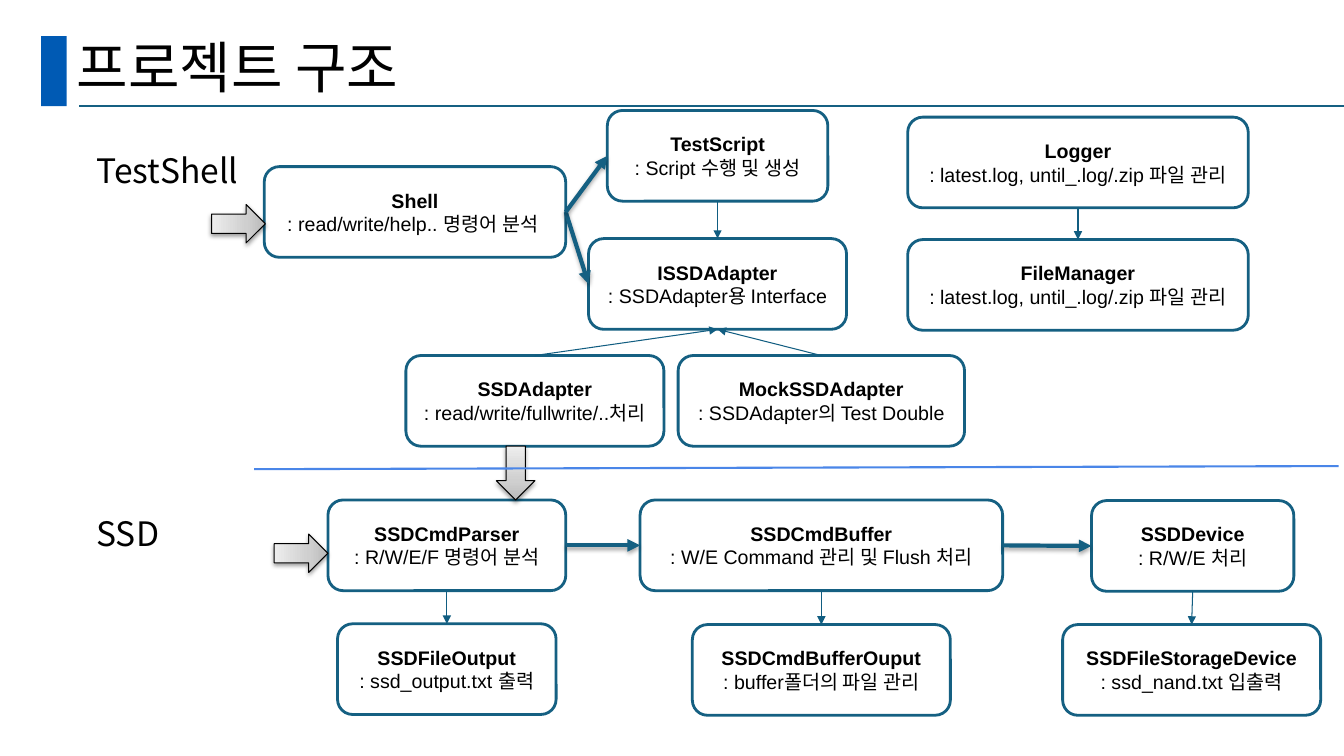
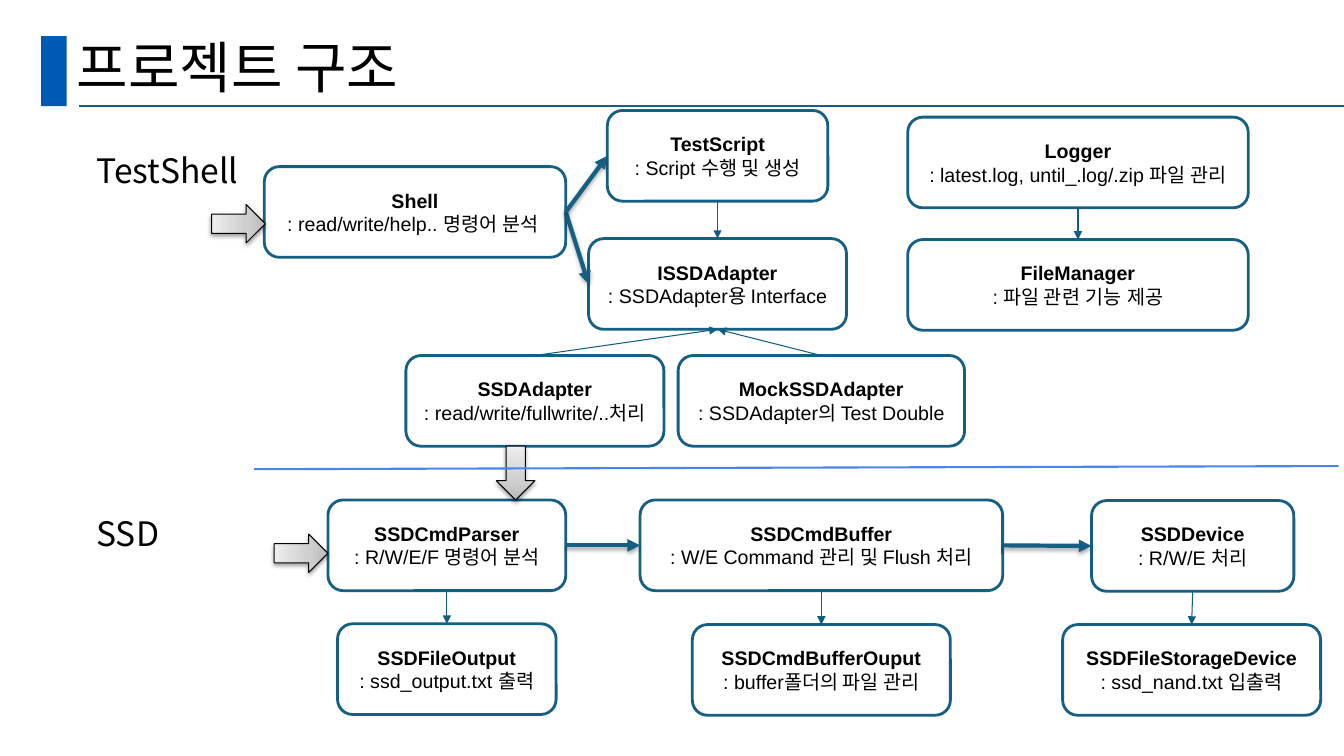
Before and after one commit to Monica2Kang/SSDProject, a slide deck: slide 7 of SSDProject_Team_AmazingReviewer.pptx. Drawn at 1344x756 pixels with LibreOffice and Linux fonts; fonts in the diff are those of the drawing. Boxes give left, top, right and bottom in pixels: in the first picture for what was removed or moved away, otherwise in the second. Text is boxed around its words. In the diff, an @@ line names an element or a change of style, - is before the commit and + after.

Commit message:
SSDProject_Team_AmazingReviewer.pptx 최최종

```diff
--- a/SSDProject_Team_AmazingReviewer.pptx
+++ b/SSDProject_Team_AmazingReviewer.pptx
@@ text in rounded rectangle at [1003, 287, 1163, 306]: text changed @@
-: latest.log, until_.log/.zip 파일 관리
+: 파일 관련 기능 제공
```
